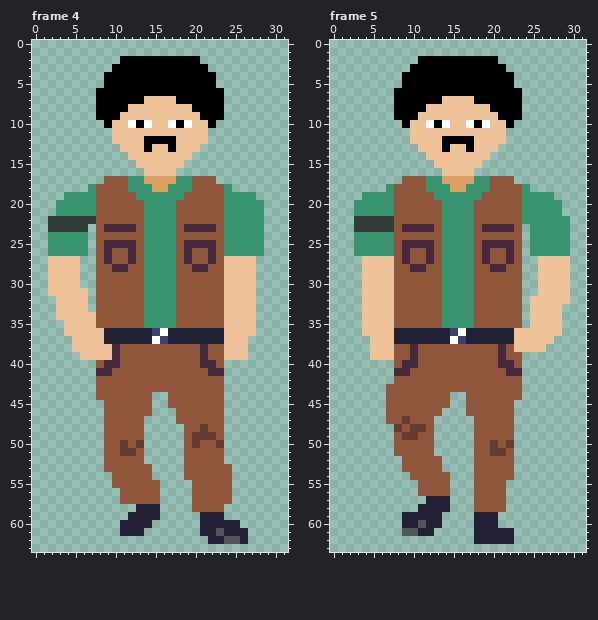
Pixel-art file, stored at sprite_project/lakon.ase. The first picture shows the starting point.
32x64 pixels, 9 frames. Shown: frame 4, frame 5. The commit also changed other frames, which this record leaves out.
New version:
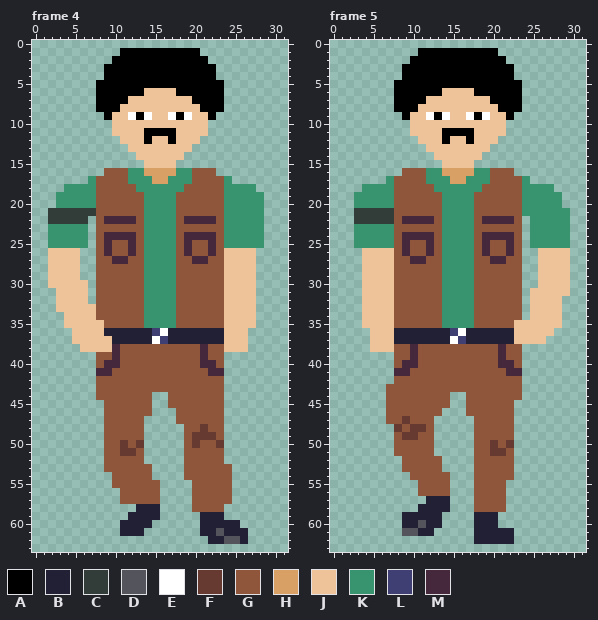
Palette (. is transparent): A #000000  B #222034  C #323c39  D #54545c  E #ffffff  F #663931  G #8f563b  H #d9a066  J #eec39a  K #37946e  L #3f3f74  M #45283c
What changed:
Frame 4:
y 1: x 11..20 .......... -> AAAAAAAAAA
y 2: x 10 . -> A; x 21 . -> A
y 3: x 9 . -> A; x 22 . -> A
y 5: x 8 . -> A; x 23 . -> A
y 6: x 14..17 AAAA -> JJJJ
y 7: x 12..13 AA -> JJ; x 18..19 AA -> JJ
y 8: x 11 A -> J; x 20 A -> J
y 9: x 8 A -> .; x 10 A -> J; x 12..14 JJJ -> EAE; x 17..19 JJJ -> EAE; x 21 A -> J; x 23 A -> .
y 10: x 9 A -> .; x 12..14 EAE -> JJJ; x 17..19 EAE -> JJJ; x 22 A -> .
y 11: x 14..17 JJJJ -> AAAA
y 12: x 10 J -> .; x 15..16 AA -> JJ; x 21 J -> .
y 13: x 11 J -> .; x 14 A -> J; x 17 A -> J; x 20 J -> .
y 14: x 12 J -> .; x 19 J -> .
y 15: x 13 J -> .; x 18 J -> .
y 16: x 9..22 .....JJJJ..... -> GGGKKHHHHKKGGG
y 17: x 7..8 .. -> KG; x 14 H -> K; x 17 H -> K; x 23..24 .. -> GK
y 18: x 4..6 ... -> KKK; x 12 K -> G; x 15..16 HH -> KK; x 19 K -> G; x 25..27 ... -> KKK
y 19: x 3 . -> K; x 13 K -> G; x 18 K -> G; x 28 . -> K
y 21: x 2..7 .KKKKK -> CCCCCC
y 22: x 7 C -> .; x 9..12 GGGG -> MMMM; x 19..22 GGGG -> MMMM
y 23: x 2..6 CCCCC -> KKKKK; x 9..12 MMMM -> GGGG; x 19..22 MMMM -> GGGG
y 24: x 9..12 GGGG -> MMMM; x 19..22 GGGG -> MMMM
y 25: x 10..11 MM -> GG; x 20..21 MM -> GG
y 26: x 2..6 KKKKK -> JJJJ.; x 24..28 KKKKK -> JJJJ.
y 27: x 9..12 MGGM -> GMMG; x 19..22 MGGM -> GMMG
y 28: x 10..11 MM -> GG; x 20..21 MM -> GG
y 30: x 6 . -> J
y 31: x 2 J -> .
y 33: x 7 . -> J
y 34: x 3 J -> .
y 35: x 8 G -> J
y 36: x 4 J -> .; x 27 J -> .
y 37: x 9 B -> J
y 38: x 5 J -> .
y 39: x 6..9 JJJJ -> ..GG; x 24..26 JJJ -> ...
Frame 5:
y 1: x 11..20 .......... -> AAAAAAAAAA
y 2: x 10 . -> A; x 21 . -> A
y 3: x 9 . -> A; x 22 . -> A
y 5: x 8 . -> A; x 23 . -> A
y 6: x 14..17 AAAA -> JJJJ
y 7: x 12..13 AA -> JJ; x 18..19 AA -> JJ
y 8: x 11 A -> J; x 20 A -> J
y 9: x 8 A -> .; x 10 A -> J; x 12..14 JJJ -> EAE; x 17..19 JJJ -> EAE; x 21 A -> J; x 23 A -> .
y 10: x 9 A -> .; x 12..14 EAE -> JJJ; x 17..19 EAE -> JJJ; x 22 A -> .
y 11: x 14..17 JJJJ -> AAAA
y 12: x 10 J -> .; x 15..16 AA -> JJ; x 21 J -> .
y 13: x 11 J -> .; x 14 A -> J; x 17 A -> J; x 20 J -> .
y 14: x 12 J -> .; x 19 J -> .
y 15: x 13 J -> .; x 18 J -> .
y 16: x 9..22 .....JJJJ..... -> GGGKKHHHHKKGGG
y 17: x 7..8 .. -> KG; x 14 H -> K; x 17 H -> K; x 23..24 .. -> GK
y 18: x 4..6 ... -> KKK; x 12 K -> G; x 15..16 HH -> KK; x 19 K -> G; x 25..27 ... -> KKK
y 19: x 3 . -> K; x 13 K -> G; x 18 K -> G; x 28 . -> K
y 21: x 3..7 KKKKK -> CCCCC; x 29 . -> K
y 22: x 9..12 GGGG -> MMMM; x 19..22 GGGG -> MMMM; x 24 K -> .
y 23: x 3..7 CCCCC -> KKKKK; x 9..12 MMMM -> GGGG; x 19..22 MMMM -> GGGG
y 24: x 9..12 GGGG -> MMMM; x 19..22 GGGG -> MMMM
y 25: x 10..11 MM -> GG; x 20..21 MM -> GG
y 26: x 3..7 KKKKK -> .JJJJ; x 25..29 KKKKK -> .JJJJ
y 27: x 9..12 MGGM -> GMMG; x 19..22 MGGM -> GMMG
y 28: x 10..11 MM -> GG; x 20..21 MM -> GG
y 31: x 25 . -> J
y 32: x 29 J -> .
y 35: x 23..24 G. -> JJ
y 36: x 4 J -> .; x 28 J -> .
y 37: x 27 J -> .
y 38: x 23..26 JJJJ -> G...
y 39: x 5..7 JJJ -> ...
Changed places in both pictures, as pixel boxes (x1, y1, x2, y2):
changed: (48, 48, 264, 360)
changed: (354, 48, 570, 360)
